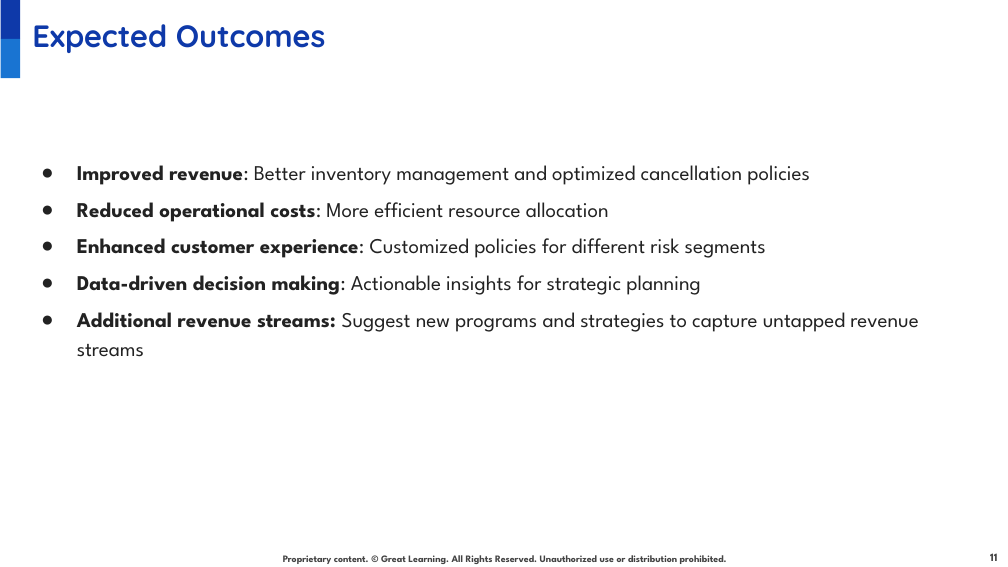
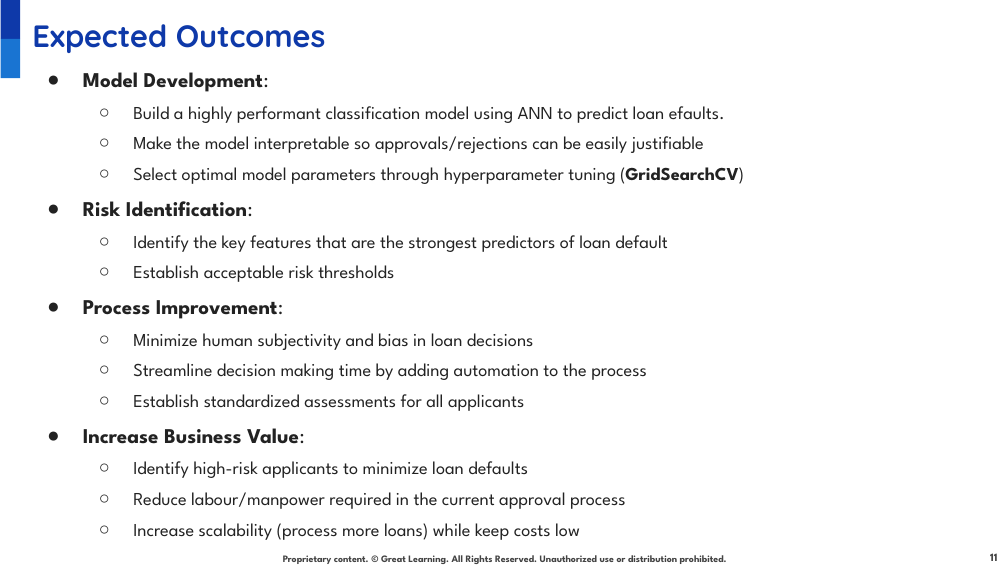
Before and after one commit to juanbucz/GreatLearning-TermProjects, a slide deck: slide 11 of Neural Networks - Loan Default/Loan Default Prediction Presentation - Business Interpretation - John Buczkowski.pptx. Drawn at 1008x567 pixels with LibreOffice and Linux fonts; fonts in the diff are those of the drawing; background and template pictures are left out. Boxes give left, top, right and bottom in pixels: in the first picture for what was removed or moved away, otherwise in the second. Text is boxed around its words. In the diff, an @@ line names an element or a change of style, - is before the commit and + after.

Commit message:
GL NN Loan Default Prediction Presentation - Added Expected Outcomes section

```diff
--- a/Neural Networks - Loan Default/Loan Default Prediction Presentation - Business Interpretation - John Buczkowski.pptx
+++ b/Neural Networks - Loan Default/Loan Default Prediction Presentation - Business Interpretation - John Buczkowski.pptx
@@ text at <box>83,72,744,540</box>: text changed; size 15 to 13 pt @@
-● Improved revenue: Better inventory management and optimized cancellation policies
-● Reduced operational costs: More efficient resource allocation
-● Enhanced customer experience: Customized policies for different risk segments
-● Data-driven decision making: Actionable insights for strategic planning
-● Additional revenue streams: Suggest new programs and strategies to capture untapped revenue streams
+● Model Development:
+  ○ Build a highly performant classification model using ANN to predict loan efaults.
+  ○ Make the model interpretable so approvals/rejections can be easily justifiable
+  ○ Select optimal model parameters through hyperparameter tuning (GridSearchCV)
+● Risk Identification:
+  ○ Identify the key features that are the strongest predictors of loan default
+  ○ Establish acceptable risk thresholds
+● Process Improvement:
+  ○ Minimize human subjectivity and bias in loan decisions
+  ○ Streamline decision making time by adding automation to the process
+  ○ Establish standardized assessments for all applicants
+● Increase Business Value:
+  ○ Identify high-risk applicants to minimize loan defaults
+  ○ Reduce labour/manpower required in the current approval process
+  ○ Increase scalability (process more loans) while keep costs low
```
Also in this commit, not shown: 1 other slide changed.
